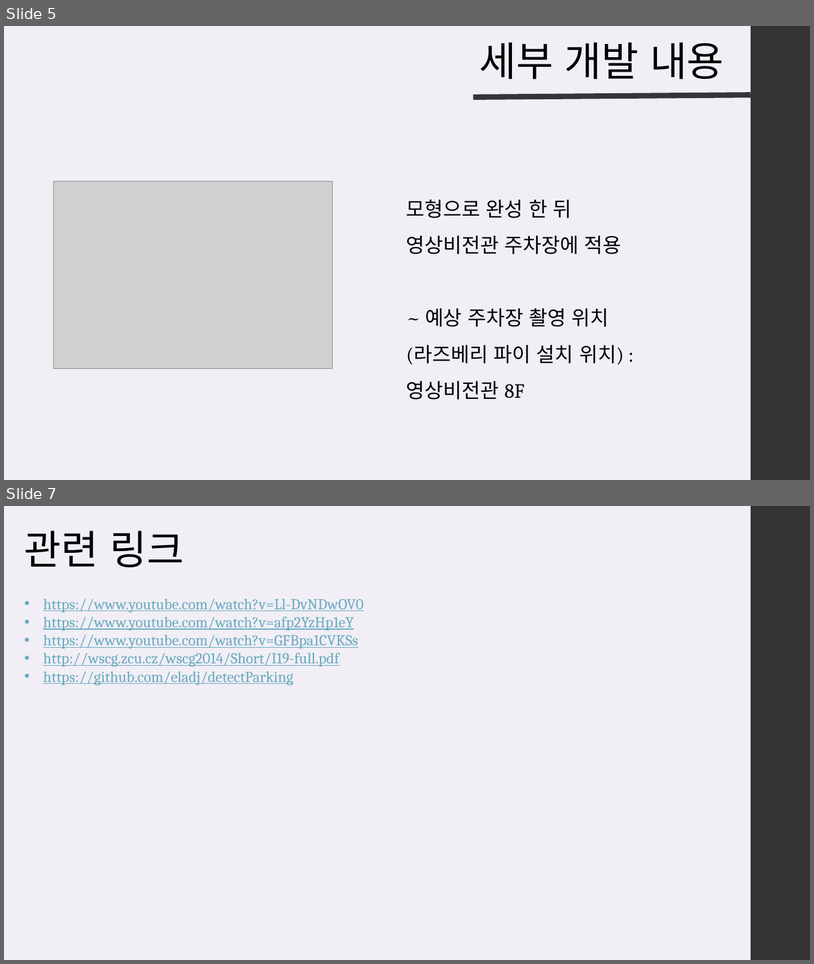
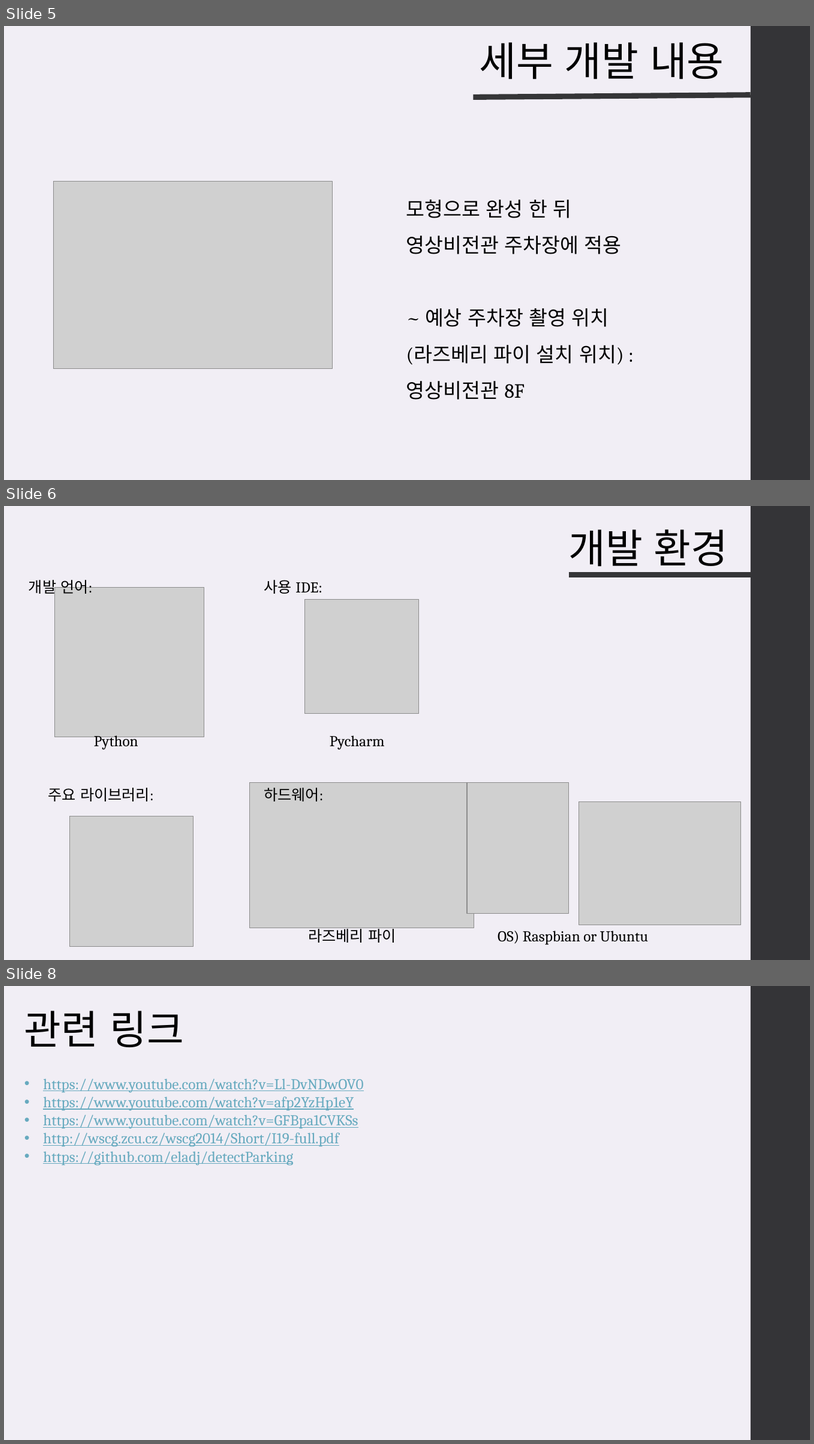
Before and after one commit to NetLSS/Smart-hs-parking-lot-Project, a slide deck: 졸프 초안.pptx. Shown one above the other, each under a label of ours: slides 5 and 7 before the commit, slides 5, 6 and 8 after it; the slides between them are not shown. The pictures are 814x964 and 814x1444 pixels, drawn with LibreOffice and Linux fonts; fonts in the diff are those of the drawing; grey boxes stand for pictures. Boxes give left, top, right and bottom in pixels: in the first picture for what was removed or moved away, otherwise in the second. Text is boxed around its words. In the diff, an @@ line names an element or a change of style, - is before the commit and + after.

Commit message:
Add files via upload
개발환경 추가

```diff
--- a/졸프 초안.pptx
+++ b/졸프 초안.pptx
@@ slide 6 added at [4, 506, 810, 960], background #F1EEF5; not listed: 1 template element that a slide beside it also shows @@
@@ text added at [569, 529, 729, 573], 48 pt, text #000000 @@
+개발 환경
@@ line added from (569, 575) to (751, 575), #353537 6.5 pt @@
@@ text added at [29, 580, 92, 597], 18 pt, text #000000 @@
+개발 언어:
@@ picture added at [55, 587, 204, 737] @@
@@ text added at [264, 580, 323, 594], 18 pt, text #000000 @@
+사용 IDE:
@@ picture added at [305, 599, 419, 714] @@
@@ text added at [94, 735, 138, 750], 18 pt, text #000000 @@
+Python
@@ text added at [330, 735, 385, 750], 18 pt, text #000000 @@
+Pycharm
@@ text added at [48, 787, 154, 801], 18 pt, text #000000 @@
+주요 라이브러리:
@@ picture added at [249, 783, 474, 928] @@
@@ text added at [264, 787, 323, 801], 18 pt, text #000000 @@
+하드웨어:
@@ picture added at [467, 783, 569, 913] @@
@@ picture added at [579, 802, 741, 925] @@
@@ picture added at [69, 816, 193, 946] @@
@@ text added at [308, 927, 396, 942], 18 pt, text #000000 @@
+라즈베리 파이
@@ text added at [498, 930, 648, 945], 18 pt, text #000000 @@
+OS) Raspbian or Ubuntu
@@ what was slide 7 is now slide 8 @@
```
